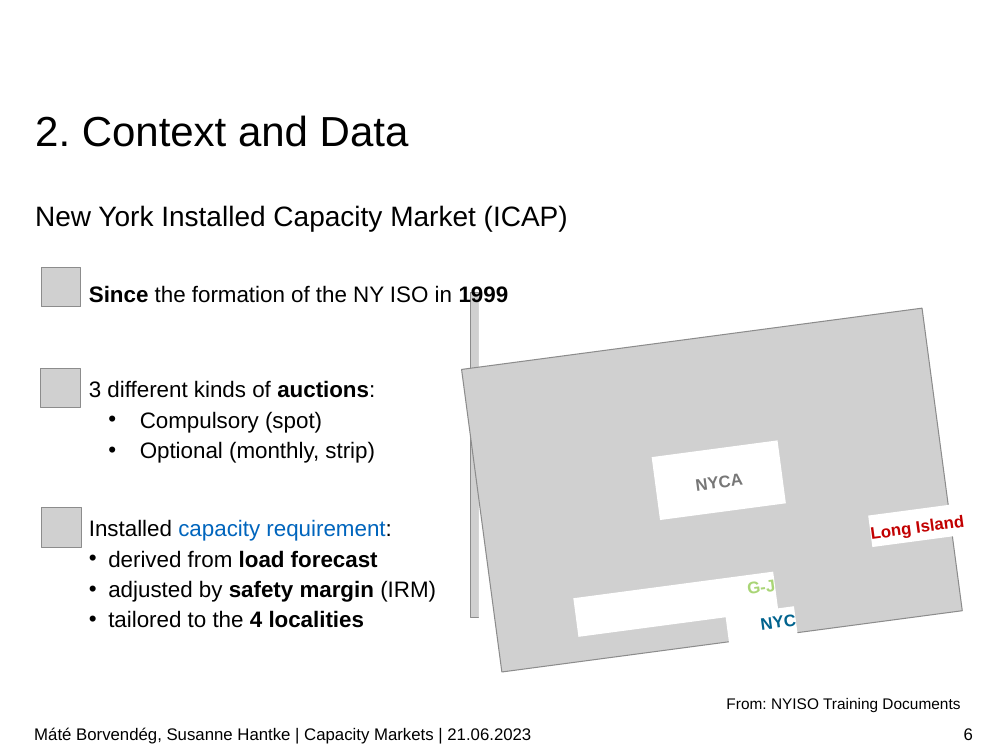
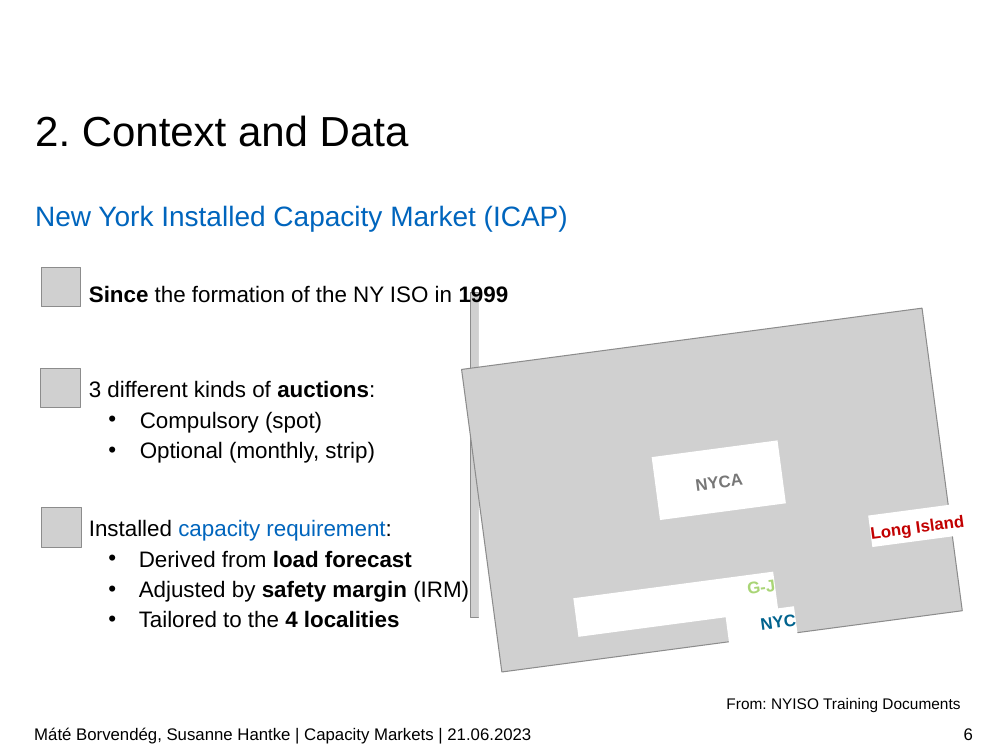
Before and after one commit to borvendegmate/tum_power_system_economics, a slide deck: slide 6 of Final_Presentation_Borvendeg_Hantke.pptx. Drawn at 1008x756 pixels with LibreOffice and Linux fonts; fonts in the diff are those of the drawing; grey boxes stand for pictures; background and template pictures are left out. Boxes give left, top, right and bottom in pixels: in the first picture for what was removed or moved away, otherwise in the second. Text is boxed around its words. In the diff, an @@ line names an element or a change of style, - is before the commit and + after.

```diff
--- a/Final_Presentation_Borvendeg_Hantke.pptx
+++ b/Final_Presentation_Borvendeg_Hantke.pptx
@@ text "New York Installed Capacity Market ..." at <box>35,205,568,232</box>: text colour #000000 to #0065BD @@
@@ text at <box>139,550,469,628</box>: text changed @@
-  • derived from load forecast
-  • adjusted by safety margin (IRM)
-  • tailored to the 4 localities
+  • Derived from load forecast
+  • Adjusted by safety margin (IRM)
+  • Tailored to the 4 localities
```
Also in this commit, not shown: 11 other slides changed.
